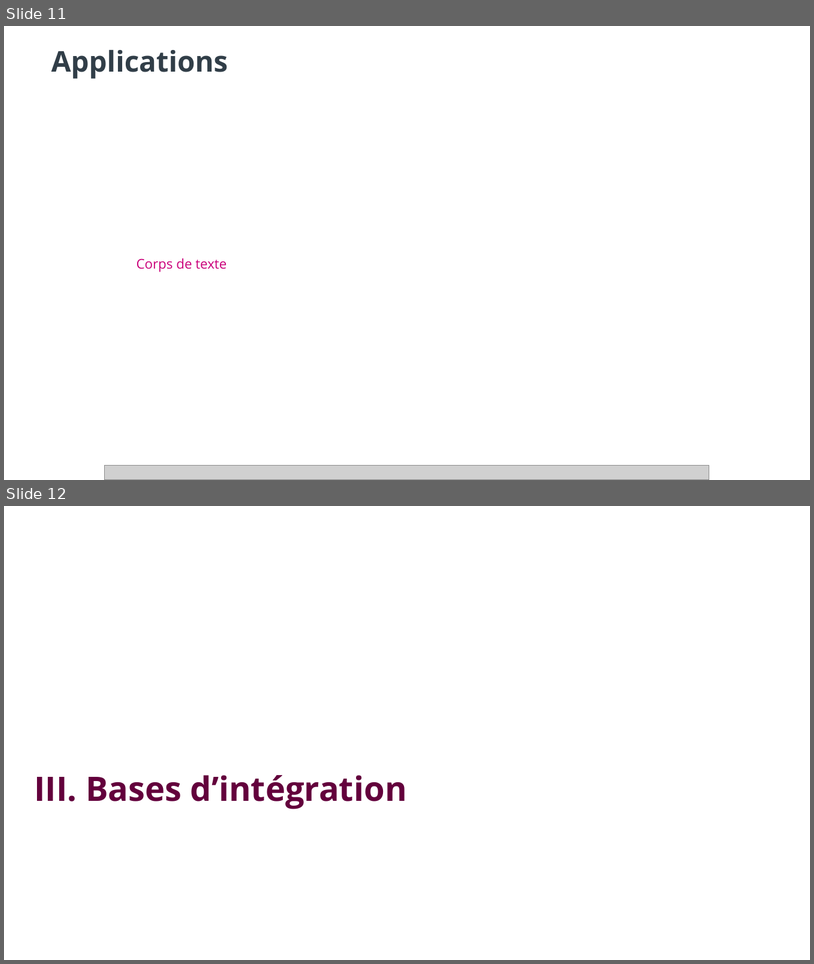
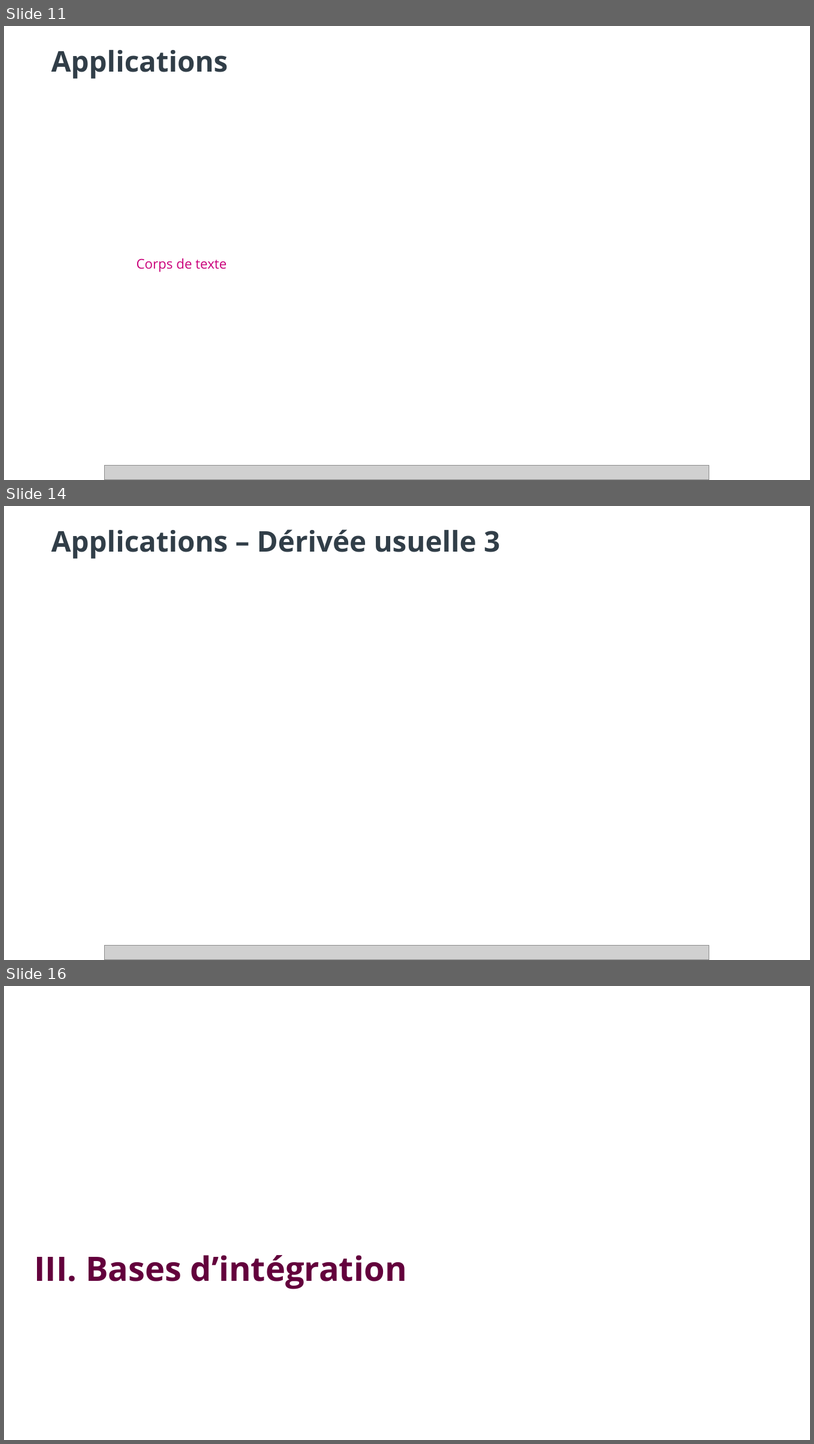
Before and after one commit to Verdel469/Biomeca_L1_2020, a slide deck: Cours_seance_2_2020.pptx. Shown one above the other, each under a label of ours: slides 11 and 12 before the commit, slides 11, 14 and 16 after it; the slides between them are not shown. The pictures are 814x964 and 814x1444 pixels, drawn with LibreOffice and Linux fonts; fonts in the diff are those of the drawing; grey boxes stand for pictures; background and template pictures are left out. Boxes give left, top, right and bottom in pixels: in the first picture for what was removed or moved away, otherwise in the second. Text is boxed around its words. In the diff, an @@ line names an element or a change of style, - is before the commit and + after.

```diff
--- a/Cours_seance_2_2020.pptx
+++ b/Cours_seance_2_2020.pptx
@@ slide 14 added at <box>4,506,810,960</box>, background #FFFFFF @@
@@ title added at <box>51,529,500,559</box>, 34 pt, text #313E48, bold @@
+Applications – Dérivée usuelle 3
@@ picture added at <box>105,945,710,960</box> @@
@@ what was slide 12 is now slide 16 @@
```
Also in this commit, not shown: 1 slide changed, 3 other slides added, 10 other files.
